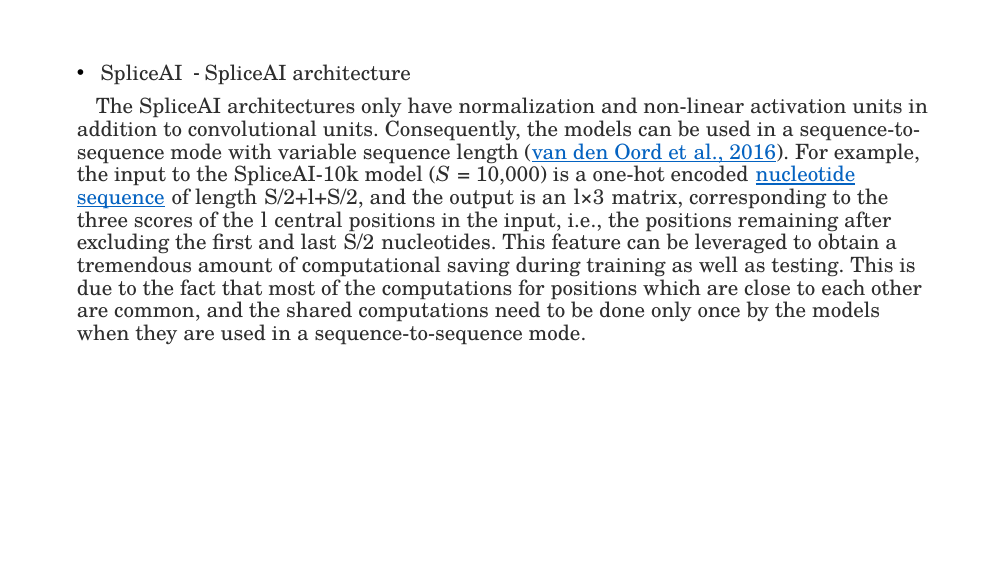
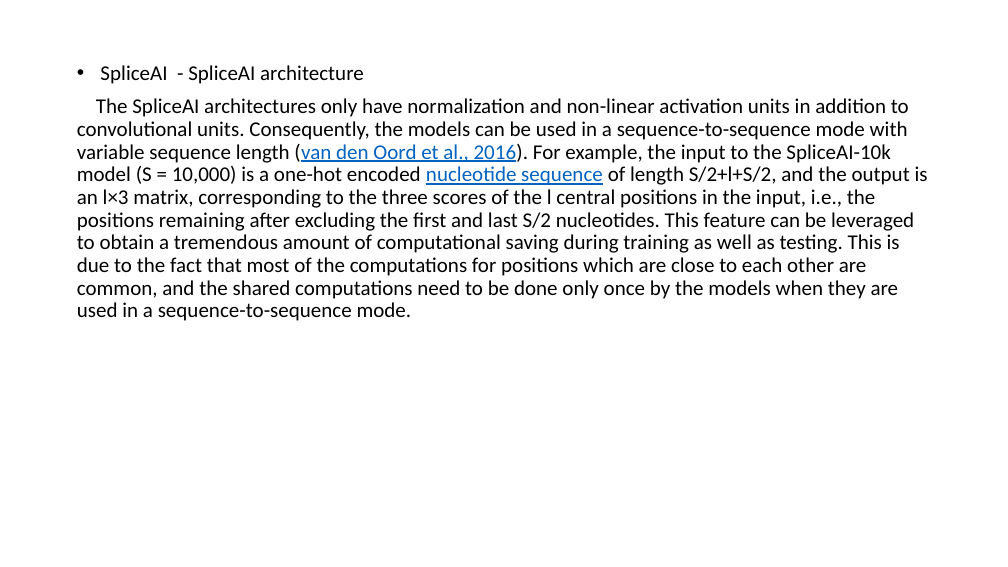
Before and after one commit to YanChengHuang/paper_implement, a slide deck: slide 11 of iM6A/presentation/iM6A.pptx. Drawn at 1008x567 pixels with LibreOffice and Linux fonts; fonts in the diff are those of the drawing. Boxes give left, top, right and bottom in pixels: in the first picture for what was removed or moved away, otherwise in the second. Text is boxed around its words. In the diff, an @@ line names an element or a change of style, - is before the commit and + after.

Commit message:
revise powerpoint iM6A

```diff
--- a/iM6A/presentation/iM6A.pptx
+++ b/iM6A/presentation/iM6A.pptx
@@ text "SpliceAI - SpliceAI architecture" at bbox=[77, 65, 928, 321]: font TeX Gyre Schola to Calibri, text colour #2E2E2E to #000000; italic off in "(S" @@
```
Also in this commit, not shown: 1 other file.
